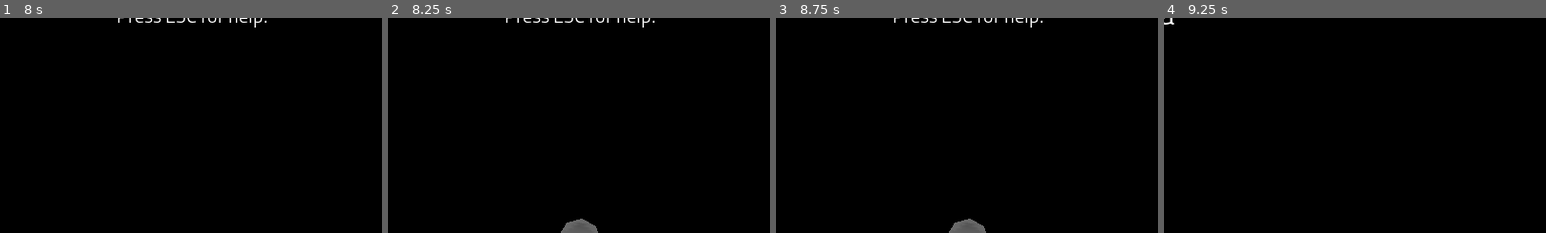
Above: before the commit, frames 1-4 (left to right).
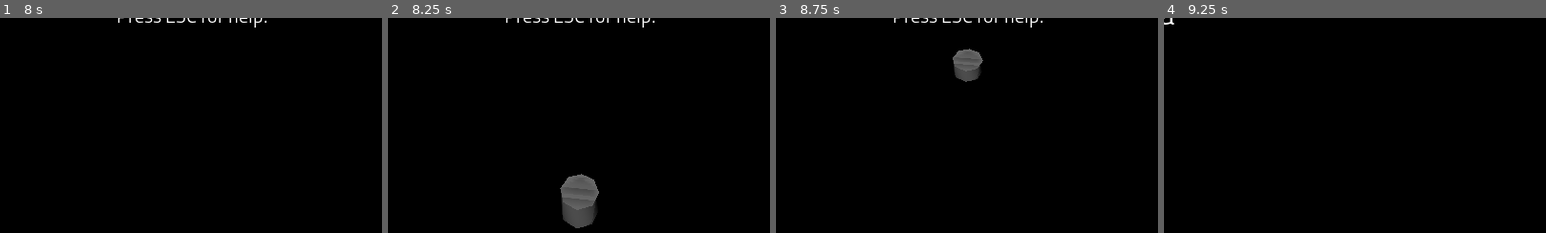
Above: after the commit, the same moments.

Repository: toolness/cat-in-the-coop
Game: Godot game, scene res://Menu.tscn
Two runs of this game, one before a commit and one after it. Both use one fixed random seed, a clock stepped at 60 frames per second and the inputs below.
Inputs (mouse positions are % of the whole screen's width and height, from its top left):
- Up to frame 1 (8 s): click "Start game" at 0.5 s; move the mouse to (55, 50) at 1.27 s; hold W (movement_forward) 1.28-6.53 s; click (55, 50) at 1.35 s; tap Space (movement_jump) at 1.52, 2.27, 3.5, 3.77, 4.52, 5.27, 5.75, 6.77, 7.52 s; tap Enter at 2, 4.25, 7.25 s; move the mouse to (45, 50) at 2.02 s; click (45, 50) at 2.1 s; move the mouse to (52, 48) at 2.77 s; tap F (flashlight) at 2.85, 5.85 s; click (52, 48) at 3.05 s; move the mouse to (49, 52) at 3.52 s; tap Shift (movement_sprint) at 3.6, 6.6 s; click (49, 52) at 3.8 s; move the mouse to (57, 51) at 4.27 s; click (57, 51) at 4.35 s; move the mouse to (42, 49) at 5.02 s; click (42, 49) at 5.1 s; move the mouse to (51, 50) at 5.77 s; click (51, 50) at 6.05 s; move the mouse to (46, 48) at 6.52 s; hold D (movement_right) 6.53-7.28 s; click (46, 48) at 6.8 s; move the mouse to (55, 50) at 7.27 s; hold W (movement_forward) from 7.28 s (still down); click (55, 50) at 7.35 s
- Up to frame 2 (8.25 s): keep holding W (movement_forward); tap Space (movement_jump) at 8 s; move the mouse to (45, 50) at 8.02 s; click (45, 50) at 8.1 s
- Up to frame 3 (8.75 s): keep holding W (movement_forward); tap Space (movement_jump) at 8.27 s
- Up to frame 4 (9.25 s): keep holding W (movement_forward); move the mouse to (52, 48) at 8.77 s; tap F (flashlight) at 8.85 s; click (52, 48) at 9.05 s
The pictures show only the part of the screen within x 25-75%, y 50-100%; the shares and areas given below are measured in that part.

Frame 1 is identical in both runs. In frame 2, 2.2% of the frame differs, in the area x 45-56%, y 72-100%; in frame 3, 1.4%; in frame 4, nothing differs.

Commit message:
Slowly rotate camera to look at cat food.

Diff:
--- a/Objective_Manager.gd
+++ b/Objective_Manager.gd
@@ -74,6 +74,8 @@
 	yield(get_tree(), "physics_frame")
 
 	var inside_objective = objectives[current_objective_idx].collision_area.overlaps_area(catfood.collision_area)
+
+	player.slowly_rotate_camera_to_x_degrees(35)
 
 	if inside_objective:
 		player.play_sound("jump")
--- a/Player.gd
+++ b/Player.gd
@@ -251,9 +251,26 @@
 	rotation_helper.rotate_x(deg2rad(x_axis_degrees))
 	self.rotate_y(deg2rad(y_axis_degrees))
 
+	set_camera_x_rotation(rotation_helper.rotation_degrees.x)
+
+
+func set_camera_x_rotation(degrees):
 	var camera_rot = rotation_helper.rotation_degrees
-	camera_rot.x = clamp(camera_rot.x, -70, 70)
+	camera_rot.x = clamp(degrees, -70, 70)
 	rotation_helper.rotation_degrees = camera_rot
+
+
+func slowly_rotate_camera_to_x_degrees(degrees):
+	var curr_degrees = rotation_helper.rotation_degrees.x
+	var dist = int(abs(curr_degrees - degrees))
+	var velocity = 1
+	if degrees < curr_degrees:
+		velocity *= -1
+	for _i in range(dist):
+		curr_degrees += velocity
+		set_camera_x_rotation(curr_degrees)
+		yield(get_tree(), "idle_frame")
+	set_camera_x_rotation(degrees)
 
 
 func _input(event):
